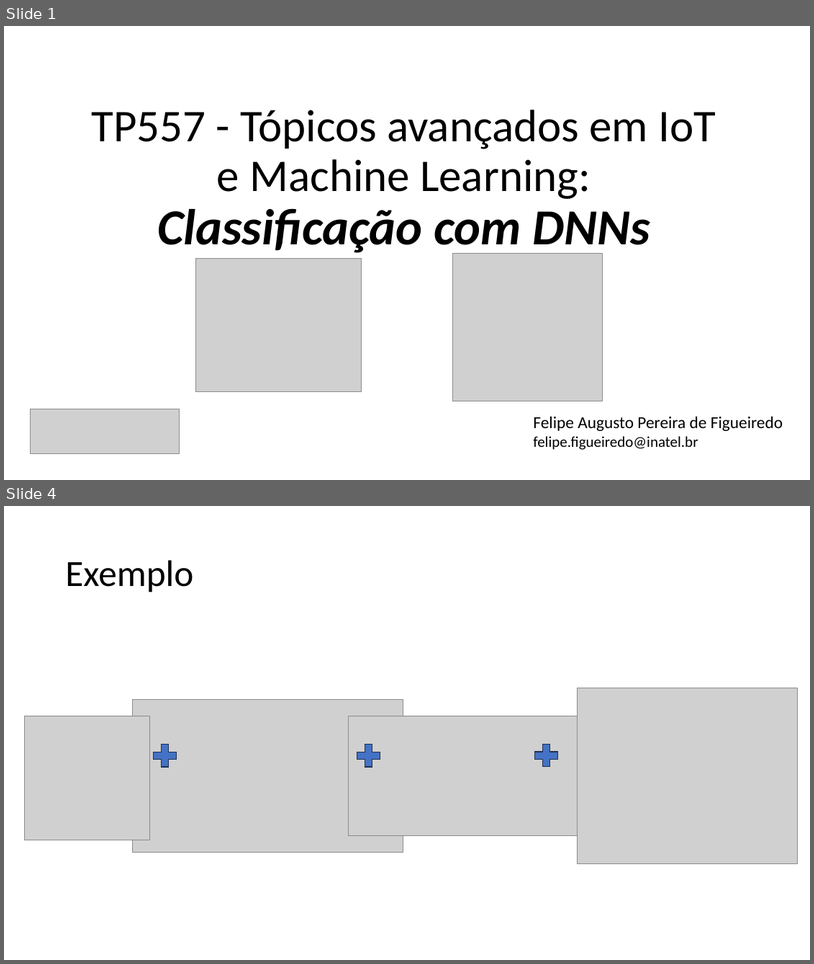
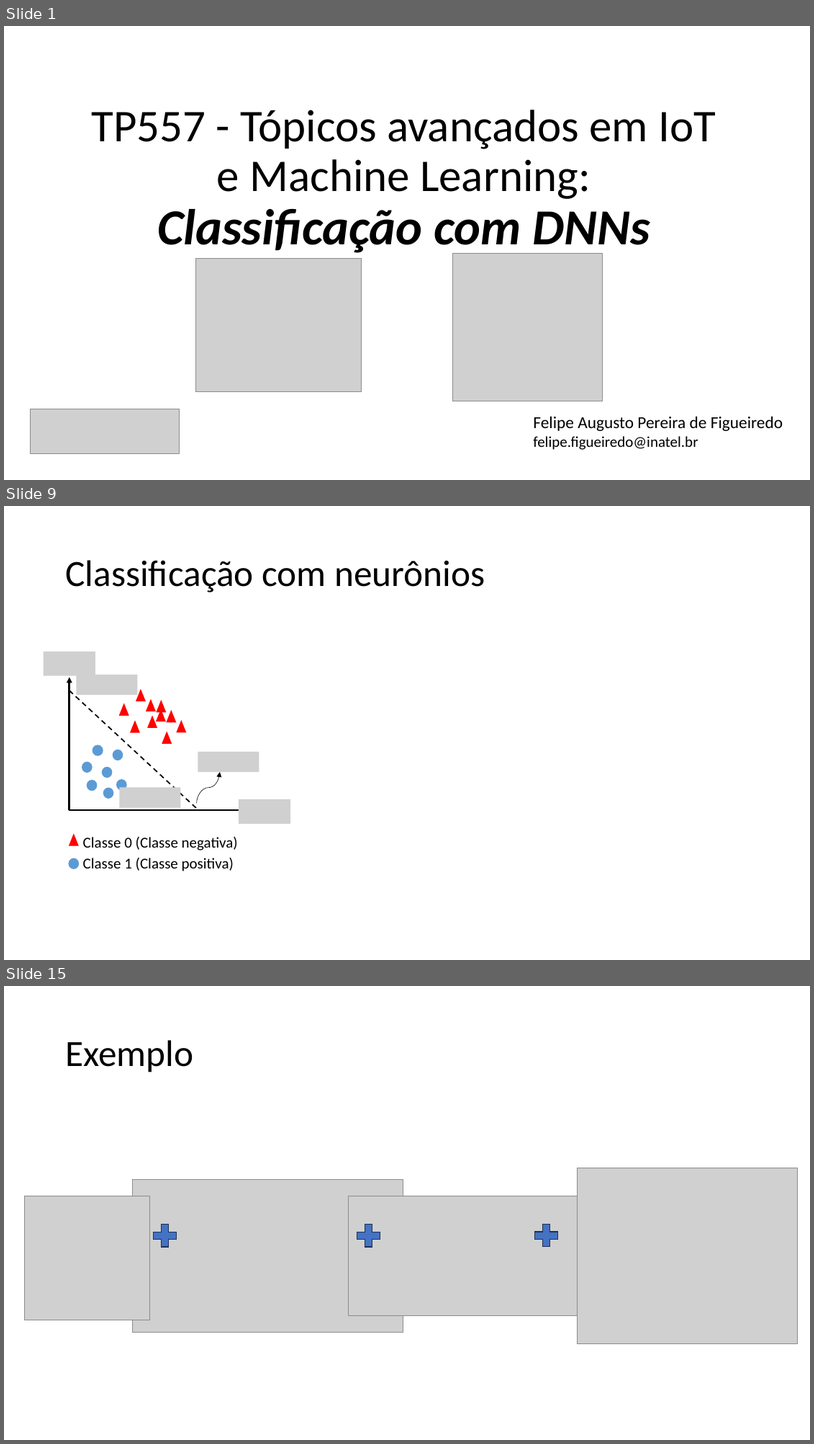
Before and after one commit to zz4fap/tp557-iot-ml, a slide deck: slides/TP557_9_Classificação_com_DNNs.pptx. Shown one above the other, each under a label of ours: slides 1 and 4 before the commit, slides 1, 9 and 15 after it; the slides between them are not shown. The pictures are 814x964 and 814x1444 pixels, drawn with LibreOffice and Linux fonts; fonts in the diff are those of the drawing; grey boxes stand for pictures. Boxes give left, top, right and bottom in pixels: in the first picture for what was removed or moved away, otherwise in the second. Text is boxed around its words. In the diff, an @@ line names an element or a change of style, - is before the commit and + after.

```diff
--- a/slides/TP557_9_Classificação_com_DNNs.pptx
+++ b/slides/TP557_9_Classificação_com_DNNs.pptx
@@ slide 9 added at (4,506,810,960), background #FFFFFF @@
@@ title added at (65,560,485,592), 44 pt, text #000000 @@
+Classificação com neurônios
@@ picture added at (76,674,137,695) @@
@@ triangle added at (147,700,156,711), fill #FF0000, outline #FF0000 1 pt @@
@@ triangle added at (157,710,165,721), fill #FF0000, outline #FF0000 1 pt @@
@@ picture added at (198,752,260,772) @@
@@ group added at (44,651,291,823): 8 triangles, 7 ellipses, 2 arrows, 2 pictures, 1 line, 1 curved arrow @@
@@ picture added at (119,788,180,808) @@
@@ triangle added at (70,834,78,845), fill #FF0000, outline #FF0000 1 pt @@
@@ text added at (83,836,238,850), 18 pt, text #000000 @@
+Classe 0 (Classe negativa)
@@ ellipse added at (69,858,78,868), fill #5B9BD5, outline #5B9BD5 1 pt @@
@@ text added at (83,857,234,871), 18 pt, text #000000 @@
+Classe 1 (Classe positiva)
@@ what was slide 4 is now slide 15 @@
```
Also in this commit, not shown: 1 slide changed, 13 other slides added, 5 other files.
